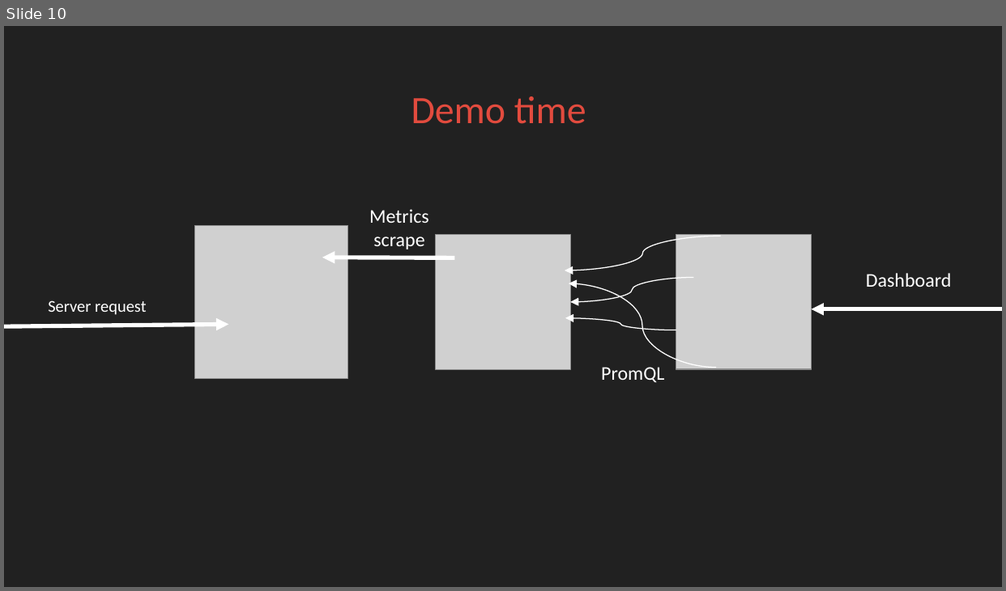
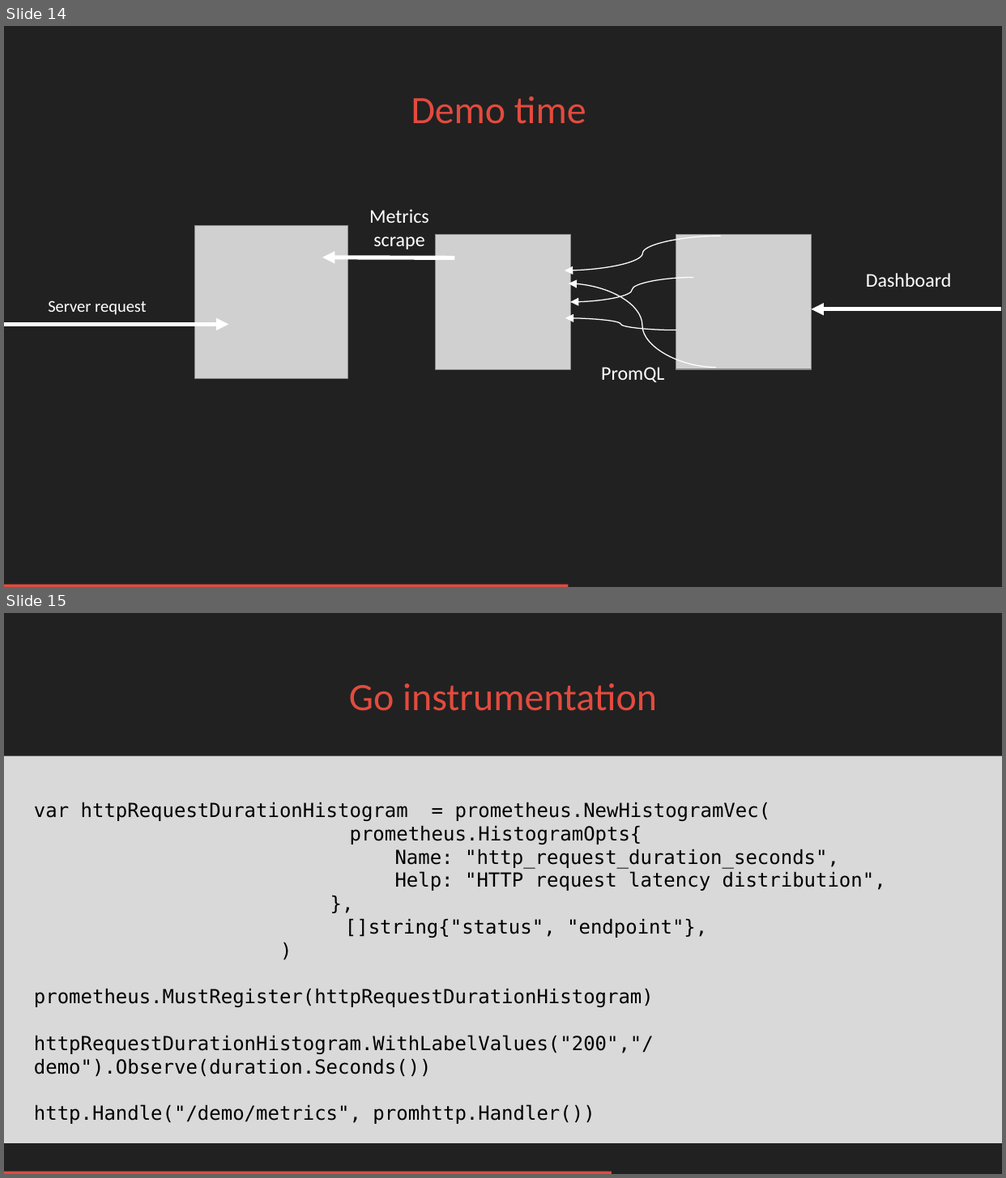
Before and after one commit to FUSAKLA/prometheus-demo, a slide deck: Prometheus-light-shadow-livers.pptx. Shown one above the other, each under a label of ours: slide 10 before the commit, slides 14 and 15 after it. The pictures are 1006x591 and 1006x1178 pixels, drawn with LibreOffice and Linux fonts; fonts in the diff are those of the drawing; grey boxes stand for pictures; background and template pictures are left out. Boxes give left, top, right and bottom in pixels: in the first picture for what was removed or moved away, otherwise in the second. Text is boxed around its words. In the diff, an @@ line names an element or a change of style, - is before the commit and + after.

```diff
--- a/Prometheus-light-shadow-livers.pptx
+++ b/Prometheus-light-shadow-livers.pptx
@@ slide 15 added at (4,613,1002,1174), background #212121 @@
@@ title added at (349,683,657,711), 28 pt, text #E24B3E @@
+Go instrumentation
@@ rectangle added at (4,756,1002,1143), fill #D9D9D9, 14 pt, text #000000 @@
+var httpRequestDurationHistogram = prometheus.NewHistogramVec(
+prometheus.HistogramOpts{
+Name: "http_request_duration_seconds",
+Help: "HTTP request latency distribution",
+},
+[]string{"status", "endpoint"},
+)
+prometheus.MustRegister(httpRequestDurationHistogram)
+httpRequestDurationHistogram.WithLabelValues("200","/demo").Observe(duration.Seconds())
+http.Handle("/demo/metrics", promhttp.Handler())
@@ rectangle added at (4,1172,612,1174), fill #E24B3E @@
@@ what was slide 10 is now slide 14 @@
@@ slide 14 changed as well @@
@@ arrow moved from (4, 327) - (228, 324) to (4, 324) - (228, 324) @@
@@ rectangle added at (4,585,568,587), fill #E24B3E @@
```
Also in this commit, not shown: 15 other slides changed, 6 other slides added, 2 slides removed, 1 other file.
